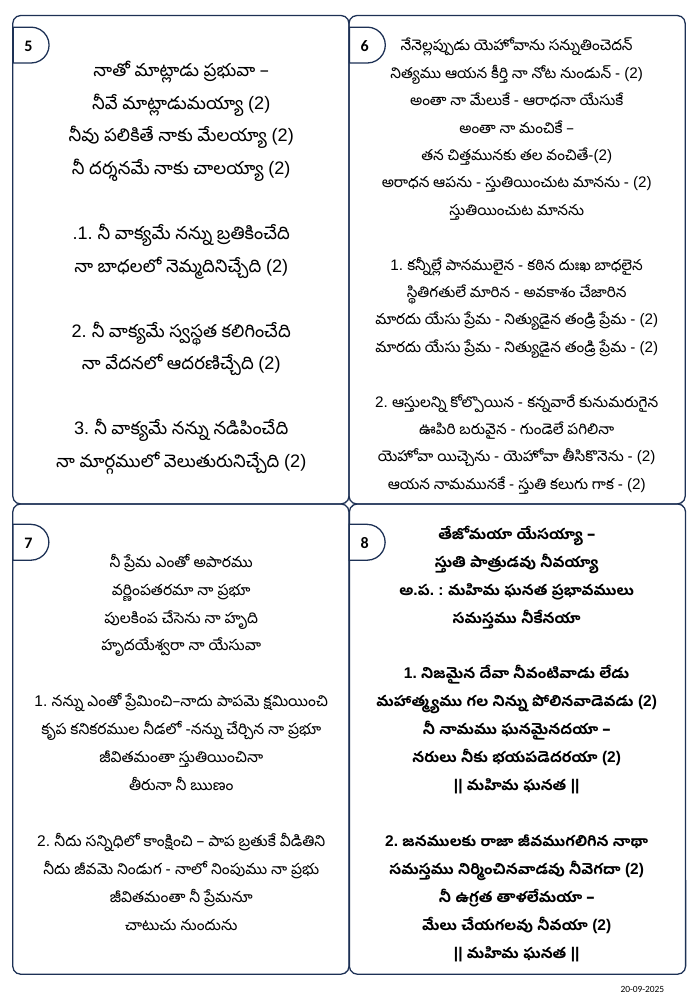
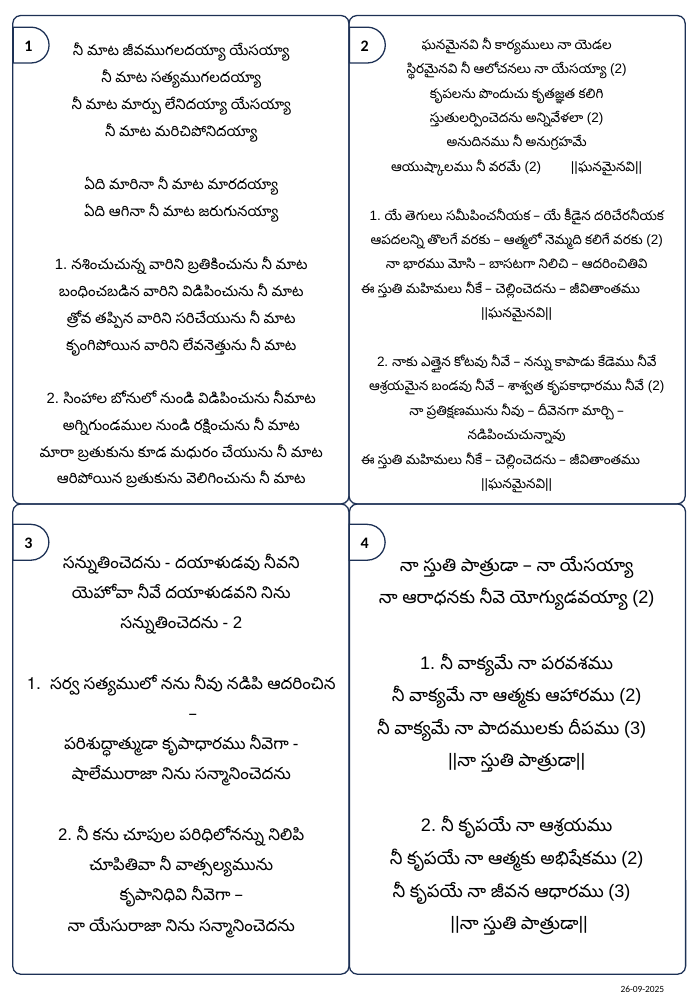
Before and after one commit to venu-webdev/songsDb, a slide deck: slide 1 of songsTemplate.pptx (slide 2 before the commit). Drawn at 698x1008 pixels with LibreOffice and Linux fonts; fonts in the diff are those of the drawing. Boxes give left, top, right and bottom in pixels: in the first picture for what was removed or moved away, otherwise in the second. Text is boxed around its words. In the diff, an @@ line names an element or a change of style, - is before the commit and + after.

```diff
--- a/songsTemplate.pptx
+++ b/songsTemplate.pptx
@@ text in flow chart delay at (x1=24, y1=40, x2=32, y2=51): text changed @@
-5
+1
@@ text at (x1=40, y1=45, x2=323, y2=488): text changed; size 14 to 11.5 pt @@
-నాతో మాట్లాడు ప్రభువా –
-నీవే మాట్లాడుమయ్యా (2)
-నీవు పలికితే నాకు మేలయ్యా (2)
-నీ దర్శనమే నాకు చాలయ్యా (2)
-.1. నీ వాక్యమే నన్ను బ్రతికించేది
-నా బాధలలో నెమ్మదినిచ్చేది (2)
-2. నీ వాక్యమే స్వస్థత కలిగించేది
-నా వేదనలో ఆదరణిచ్చేది (2)
-3. నీ వాక్యమే నన్ను నడిపించేది
-నా మార్గములో వెలుతురునిచ్చేది (2)
+నీ మాట జీవముగలదయ్యా యేసయ్యా
+నీ మాట సత్యముగలదయ్యా
+నీ మాట మార్పు లేనిదయ్యా యేసయ్యా
+నీ మాట మరిచిపోనిదయ్యా
+ఏది మారినా నీ మాట మారదయ్యా
+ఏది ఆగినా నీ మాట జరుగునయ్యా
+1. నశించుచున్న వారిని బ్రతికించును నీ మాట
+బంధించబడిన వారిని విడిపించును నీ మాట
+త్రోవ తప్పిన వారిని సరిచేయును నీ మాట
+కృంగిపోయిన వారిని లేవనెత్తును నీ మాట
+2. సింహాల బోనులో నుండి విడిపించును నీమాట
+అగ్నిగుండముల నుండి రక్షించును నీ మాట
+మారా బ్రతుకును కూడ మధురం చేయును నీ మాట
+ఆరిపోయిన బ్రతుకును వెలిగించును నీ మాట
@@ text in flow chart delay at (x1=361, y1=40, x2=369, y2=51): text changed @@
-6
+2
@@ text at (x1=361, y1=39, x2=664, y2=491): text changed; size 11.8 to 10.5 pt @@
-నేనెల్లప్పుడు యెహోవాను సన్నుతించెదన్‌
-నిత్యము ఆయన కీర్తి నా నోట నుండున్‌ - (2)
-అంతా నా మేలుకే - ఆరాధనా యేసుకే
-అంతా నా మంచికే –
-తన చిత్తమునకు తల వంచితే-(2)
-అరాధన ఆపను - స్తుతియించుట మానను - (2)
-స్తుతియించుట మానను
-1. కన్నీల్లే పానములైన - కఠిన దుఃఖ బాధలైన
-స్థితిగతులే మారిన - అవకాశం చేజారిన
-మారదు యేసు ప్రేమ - నిత్యుడైన తండ్రి ప్రేమ - (2)
-మారదు యేసు ప్రేమ - నిత్యుడైన తండ్రి ప్రేమ - (2)
-2. ఆస్తులన్ని కోల్పొయిన - కన్నవారే కునుమరుగైన
-ఊపిరి బరువైన - గుండెలే పగిలినా
-యెహోవా యిచ్చెను - యెహోవా తీసికొనెను - (2)
-ఆయన నామమునకే - స్తుతి కలుగు గాక - (2)
+ఘనమైనవి నీ కార్యములు నా యెడల
+స్థిరమైనవి నీ ఆలోచనలు నా యేసయ్యా (2)
+కృపలను పొందుచు కృతజ్ఞత కలిగి
+స్తుతులర్పించెదను అన్నివేళలా (2)
+అనుదినము నీ అనుగ్రహమే
+ఆయుష్కాలము నీ వరమే (2) ||ఘనమైనవి||
+1. యే తెగులు సమీపించనీయక – యే కీడైన దరిచేరనీయక
+ఆపదలన్ని తొలగే వరకు – ఆత్మలో నెమ్మది కలిగే వరకు (2)
+నా భారము మోసి – బాసటగా నిలిచి – ఆదరించితివి
+ఈ స్తుతి మహిమలు నీకే – చెల్లించెదను – జీవితాంతము ||ఘనమైనవి||
+2. నాకు ఎత్తైన కోటవు నీవే – నన్ను కాపాడు కేడెము నీవే
+ఆశ్రయమైన బండవు నీవే – శాశ్వత కృపకాధారము నీవే (2)
+నా ప్రతిక్షణమును నీవు – దీవెనగా మార్చి – నడిపించుచున్నావు
+ఈ స్తుతి మహిమలు నీకే – చెల్లించెదను – జీవితాంతము ||ఘనమైనవి||
@@ text in flow chart delay at (x1=24, y1=537, x2=32, y2=548): text changed @@
-7
+3
@@ text in flow chart delay at (x1=361, y1=537, x2=369, y2=548): text changed @@
-8
+4
@@ text at (x1=50, y1=555, x2=335, y2=938): text changed; size 12 to 13 pt @@
-నీ ప్రేమ ఎంతో అపారము
-వర్ణింపతరమా నా ప్రభూ
-పులకింప చేసెను నా హృది
-హృదయేశ్వరా నా యేసువా
-1. నన్ను ఎంతో ప్రేమించి–నాదు పాపమె క్షమియించి
-కృప కనికరముల నీడలో -నన్ను చేర్చిన నా ప్రభూ
-జీవితమంతా స్తుతియించినా
-తీరునా నీ ఋణం
-2. నీదు సన్నిధిలో కాంక్షించి – పాప బ్రతుకే వీడితిని
-నీదు జీవమె నిండుగ - నాలో నింపుము నా ప్రభు
-జీవితమంతా నీ ప్రేమనూ
-చాటుచు నుందును
+సన్నుతించెదను - దయాళుడవు నీవని
+యెహోవా నీవే దయాళుడవని నిను సన్నుతించెదను - 2
+1. సర్వ సత్యములో నను నీవు నడిపి ఆదరించిన –
+పరిశుద్ధాత్ముడా కృపాధారము నీవెగా -
+షాలేమురాజా నిను సన్మానించెదను
+2. నీ కను చూపుల పరిధిలోనన్ను నిలిపి
+చూపితివా నీ వాత్సల్యమును
+కృపానిధివి నీవెగా –
+నా యేసురాజా నిను సన్మానించెదను
@@ text at (x1=377, y1=558, x2=654, y2=935): text changed; size 12 to 14 pt; bold off @@
-తేజోమయా యేసయ్యా –
-స్తుతి పాత్రుడవు నీవయ్యా
-అ.ప. : మహిమ ఘనత ప్రభావములు
-సమస్తము నీకేనయా
-1. నిజమైన దేవా నీవంటివాడు లేడు
-మహాత్మ్యము గల నిన్ను పోలినవాడెవడు (2)
-నీ నామము ఘనమైనదయా –
-నరులు నీకు భయపడెదరయా (2)
-|| మహిమ ఘనత ||
-2. జనములకు రాజా జీవముగలిగిన నాథా
-సమస్తము నిర్మించినవాడవు నీవెగదా (2)
-నీ ఉగ్రత తాళలేమయా –
-మేలు చేయగలవు నీవయా (2)
-|| మహిమ ఘనత ||
+నా స్తుతి పాత్రుడా – నా యేసయ్యా
+నా ఆరాధనకు నీవె యోగ్యుడవయ్యా (2)
+1. నీ వాక్యమే నా పరవశము
+నీ వాక్యమే నా ఆత్మకు ఆహారము (2)
+నీ వాక్యమే నా పాదములకు దీపము (3)
+||నా స్తుతి పాత్రుడా||
+2. నీ కృపయే నా ఆశ్రయము
+నీ కృపయే నా ఆత్మకు అభిషేకము (2)
+నీ కృపయే నా జీవన ఆధారము (3)
+||నా స్తుతి పాత్రుడా||
```
Also in this commit, not shown: 1 other slide changed, 4 other files.
